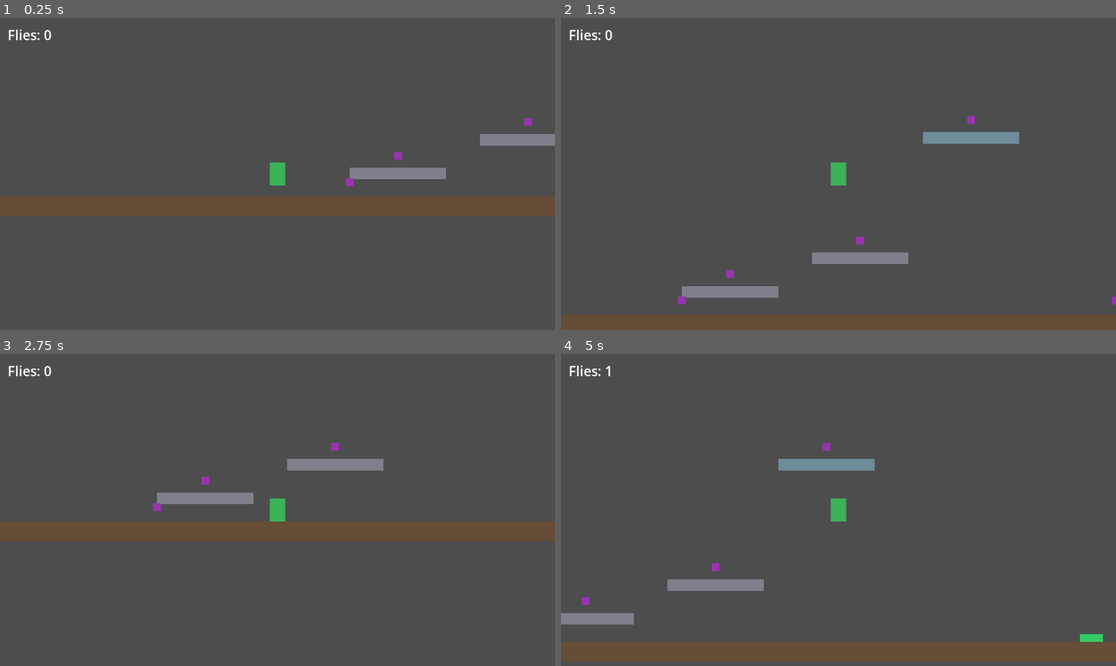
Above: before the commit, frames 1-4 (two rows, left to right).
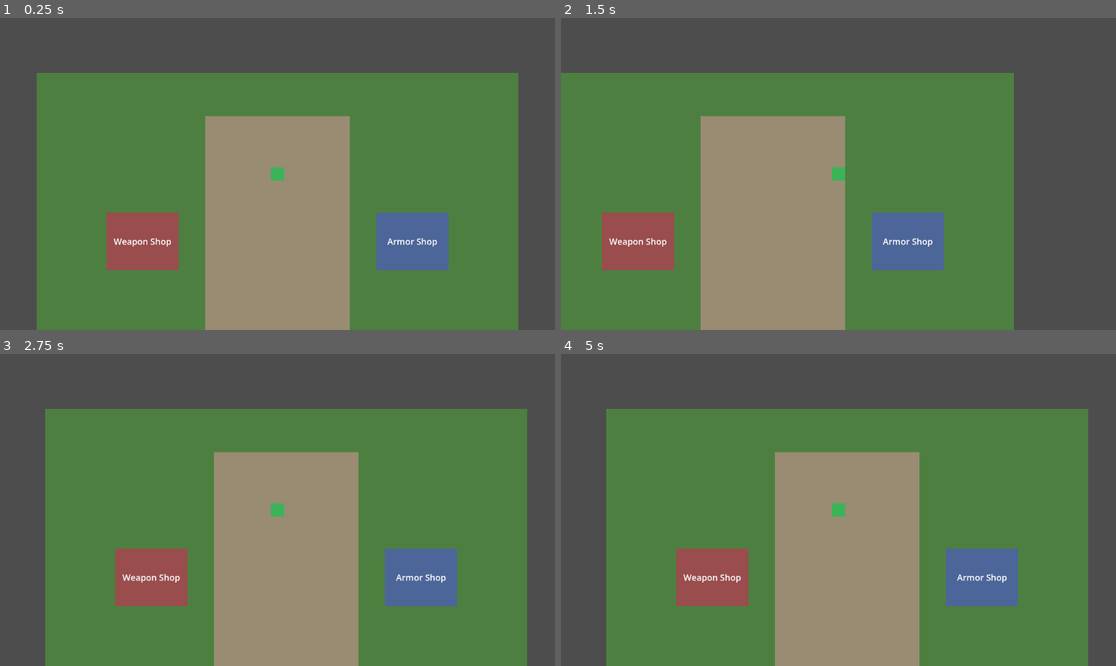
Above: after the commit, the same moments.

Repository: Jikodis/frog-hopper
Game: Godot game, scene res://scenes/town.tscn
Same seed, same stepped clock (60 frames per second), same inputs: the game is played once before the commit and once after it. Before the commit the project starts from res://scenes/level_1.tscn.
Inputs:
- Up to frame 1 (0.25 s): no input
- Up to frame 2 (1.5 s): hold Right (move_right) from 0.53 s (still down); tap Space (jump) at 0.6, 0.77, 1.07, 1.35 s
- Up to frame 3 (2.75 s): tap Space (jump) at 1.52, 1.82, 2.1 s; release Right (move_right) at 2.03 s; hold Left (move_left) from 2.03 s (still down)
- Up to frame 4 (5 s): release Left (move_left) at 2.78 s; hold Right (move_right) 2.78-4.28 s; tap Space (jump) at 2.85, 3.02, 3.32, 3.6, 3.77, 4.07, 4.35, 4.52, 4.82 s; hold Left (move_left) from 4.28 s (still down)

The runs differ from the first frame. In frame 1, 72% of the frame differs, in the area x 1-100%, y 3-100%; in frame 2, 67%; in frame 3, 72%; in frame 4, 72%, in the area x 0-98%, y 3-100%.

Commit message:
Task 3.1: top-down town with walkable frog, inputs, and SceneRouter
Co-Authored-By: Claude Opus 4.8 (1M context) <noreply@anthropic.com>

Diff:
--- a/project.godot
+++ b/project.godot
@@ -11,13 +11,14 @@
 [application]
 
 config/name="frog-hopper"
-run/main_scene="res://scenes/level_1.tscn"
+run/main_scene="res://scenes/town.tscn"
 config/features=PackedStringArray("4.6", "GL Compatibility")
 config/icon="res://icon.svg"
 
 [autoload]
 
 Game="*res://scripts/game.gd"
+SceneRouter="*res://scripts/scene_router.gd"
 
 [input]
 
@@ -40,6 +41,18 @@
 , Object(InputEventKey,"resource_local_to_scene":false,"resource_name":"","device":-1,"window_id":0,"alt_pressed":false …(181 unchanged characters)…
 ]
 }
+move_up={
+"deadzone": 0.5,
+"events": [Object(InputEventKey,"resource_local_to_scene":false,"resource_name":"","device":-1,"window_id":0,"alt_pressed":false,"shift_pressed":false,"ctrl_pressed":false,"meta_pressed":false,"pressed":false,"keycode":0,"physical_keycode":4194320,"key_label":0,"unicode":0,"location":0,"echo":false,"script":null)
+, Object(InputEventKey,"resource_local_to_scene":false,"resource_name":"","device":-1,"window_id":0,"alt_pressed":false,"shift_pressed":false,"ctrl_pressed":false,"meta_pressed":false,"pressed":false,"keycode":0,"physical_keycode":87,"key_label":0,"unicode":0,"location":0,"echo":false,"script":null)
+]
+}
+move_down={
+"deadzone": 0.5,
+"events": [Object(InputEventKey,"resource_local_to_scene":false,"resource_name":"","device":-1,"window_id":0,"alt_pressed":false,"shift_pressed":false,"ctrl_pressed":false,"meta_pressed":false,"pressed":false,"keycode":0,"physical_keycode":4194322,"key_label":0,"unicode":0,"location":0,"echo":false,"script":null)
+, Object(InputEventKey,"resource_local_to_scene":false,"resource_name":"","device":-1,"window_id":0,"alt_pressed":false,"shift_pressed":false,"ctrl_pressed":false,"meta_pressed":false,"pressed":false,"keycode":0,"physical_keycode":83,"key_label":0,"unicode":0,"location":0,"echo":false,"script":null)
+]
+}
 
 [physics]
 
--- /dev/null
+++ b/scenes/town.tscn
@@ -0,0 +1,153 @@
+[gd_scene load_steps=5 format=3]
+
+[ext_resource type="Script" path="res://scripts/town.gd" id="1_town"]
+[ext_resource type="PackedScene" path="res://scenes/town_player.tscn" id="2_townplayer"]
+
+[sub_resource type="RectangleShape2D" id="wall_v"]
+size = Vector2(20, 1040)
+
+[sub_resource type="RectangleShape2D" id="wall_h"]
+size = Vector2(340, 20)
+
+[node name="Town" type="Node2D"]
+script = ExtResource("1_town")
+
+[node name="Ground" type="ColorRect" parent="."]
+offset_left = -500.0
+offset_top = -650.0
+offset_right = 500.0
+offset_bottom = 600.0
+color = Color(0.3, 0.5, 0.25, 1)
+
+[node name="Street" type="ColorRect" parent="."]
+offset_left = -150.0
+offset_top = -560.0
+offset_right = 150.0
+offset_bottom = 480.0
+color = Color(0.6, 0.55, 0.45, 1)
+
+[node name="Buildings" type="Node2D" parent="."]
+
+[node name="WeaponShop" type="Node2D" parent="Buildings"]
+position = Vector2(-280, -300)
+
+[node name="Visual" type="ColorRect" parent="Buildings/WeaponShop"]
+offset_left = -75.0
+offset_top = -60.0
+offset_right = 75.0
+offset_bottom = 60.0
+color = Color(0.6, 0.3, 0.3, 1)
+
+[node name="Label" type="Label" parent="Buildings/WeaponShop"]
+offset_left = -72.0
+offset_top = -14.0
+offset_right = 72.0
+offset_bottom = 14.0
+theme_override_font_sizes/font_size = 18
+text = "Weapon Shop"
+horizontal_alignment = 1
+vertical_alignment = 1
+
+[node name="ArmorShop" type="Node2D" parent="Buildings"]
+position = Vector2(280, -300)
+
+[node name="Visual" type="ColorRect" parent="Buildings/ArmorShop"]
+offset_left = -75.0
+offset_top = -60.0
+offset_right = 75.0
+offset_bottom = 60.0
+color = Color(0.3, 0.4, 0.6, 1)
+
+[node name="Label" type="Label" parent="Buildings/ArmorShop"]
+offset_left = -72.0
+offset_top = -14.0
+offset_right = 72.0
+offset_bottom = 14.0
+theme_override_font_sizes/font_size = 18
+text = "Armor Shop"
+horizontal_alignment = 1
+vertical_alignment = 1
+
+[node name="ShieldShop" type="Node2D" parent="Buildings"]
+position = Vector2(-280, 100)
+
+[node name="Visual" type="ColorRect" parent="Buildings/ShieldShop"]
+offset_left = -75.0
+offset_top = -60.0
+offset_right = 75.0
+offset_bottom = 60.0
+color = Color(0.45, 0.45, 0.5, 1)
+
+[node name="Label" type="Label" parent="Buildings/ShieldShop"]
+offset_left = -72.0
+offset_top = -14.0
+offset_right = 72.0
+offset_bottom = 14.0
+theme_override_font_sizes/font_size = 18
+text = "Shield Shop"
+horizontal_alignment = 1
+vertical_alignment = 1
+
+[node name="FurnitureShop" type="Node2D" parent="Buildings"]
+position = Vector2(280, 100)
+
+[node name="Visual" type="ColorRect" parent="Buildings/FurnitureShop"]
+offset_left = -75.0
+offset_top = -60.0
+offset_right = 75.0
+offset_bottom = 60.0
+color = Color(0.5, 0.4, 0.25, 1)
+
+[node name="Label" type="Label" parent="Buildings/FurnitureShop"]
+offset_left = -72.0
+offset_top = -14.0
+offset_right = 72.0
+offset_bottom = 14.0
+theme_override_font_sizes/font_size = 18
+text = "Furniture Shop"
+horizontal_alignment = 1
+vertical_alignment = 1
+
+[node name="House" type="Node2D" parent="Buildings"]
+position = Vector2(0, 450)
+
+[node name="Visual" type="ColorRect" parent="Buildings/House"]
+offset_left = -75.0
+offset_top = -60.0
+offset_right = 75.0
+offset_bottom = 60.0
+color = Color(0.4, 0.55, 0.35, 1)
+
+[node name="Label" type="Label" parent="Buildings/House"]
+offset_left = -72.0
+offset_top = -14.0
+offset_right = 72.0
+offset_bottom = 14.0
+theme_override_font_sizes/font_size = 18
+text = "House"
+horizontal_alignment = 1
+vertical_alignment = 1
+
+[node name="Walls" type="StaticBody2D" parent="."]
+
+[node name="Left" type="CollisionShape2D" parent="Walls"]
+position = Vector2(-160, -40)
+shape = SubResource("wall_v")
+
+[node name="Right" type="CollisionShape2D" parent="Walls"]
+position = Vector2(160, -40)
+shape = SubResource("wall_v")
+
+[node name="Top" type="CollisionShape2D" parent="Walls"]
+position = Vector2(0, -570)
+shape = SubResource("wall_h")
+
+[node name="Bottom" type="CollisionShape2D" parent="Walls"]
+position = Vector2(0, 490)
+shape = SubResource("wall_h")
+
+[node name="DefaultSpawn" type="Marker2D" parent="."]
+position = Vector2(0, -440)
+
+[node name="TownPlayer" parent="." instance=ExtResource("2_townplayer")]
+position = Vector2(0, -440)
--- /dev/null
+++ b/scenes/town_player.tscn
@@ -0,0 +1,21 @@
+[gd_scene load_steps=3 format=3]
+
+[ext_resource type="Script" path="res://scripts/town_player.gd" id="1_townplayer"]
+
+[sub_resource type="CircleShape2D" id="CircleShape2D_townplayer"]
+radius = 14.0
+
+[node name="TownPlayer" type="CharacterBody2D" groups=["player"]]
+script = ExtResource("1_townplayer")
+
+[node name="Visual" type="ColorRect" parent="."]
+offset_left = -14.0
+offset_top = -14.0
+offset_right = 14.0
+offset_bottom = 14.0
+color = Color(0.235294, 0.701961, 0.345098, 1)
+
+[node name="CollisionShape2D" type="CollisionShape2D" parent="."]
+shape = SubResource("CircleShape2D_townplayer")
+
+[node name="Camera2D" type="Camera2D" parent="."]
--- /dev/null
+++ b/scripts/scene_router.gd
@@ -0,0 +1,25 @@
+extends Node
+## Autoloaded as "SceneRouter". Switches between the town, the level, and building
+## interiors, and remembers where to place the frog when the town next loads.
+
+const TOWN := "res://scenes/town.tscn"
+const LEVEL := "res://scenes/level_1.tscn"
+const INTERIOR := "res://scenes/building_interior.tscn"
+
+var town_spawn := Vector2.ZERO   # where to drop the frog when the town loads
+var has_town_spawn := false
+var current_building := ""        # shown inside the interior
+
+func go_to_level(spawn_on_return: Vector2) -> void:
+	town_spawn = spawn_on_return
+	has_town_spawn = true
+	get_tree().change_scene_to_file(LEVEL)
+
+func enter_building(building_name: String, spawn_on_return: Vector2) -> void:
+	current_building = building_name
+	town_spawn = spawn_on_return
+	has_town_spawn = true
+	get_tree().change_scene_to_file(INTERIOR)
+
+func return_to_town() -> void:
+	get_tree().change_scene_to_file(TOWN)
--- /dev/null
+++ b/scripts/town.gd
@@ -0,0 +1,12 @@
+extends Node2D
+## The town hub. Places the frog at the spawn SceneRouter remembered (beside the door
+## it last used), or a default spot by the gate on first launch.
+
+@onready var player: CharacterBody2D = $TownPlayer
+@onready var default_spawn: Marker2D = $DefaultSpawn
+
+func _ready() -> void:
+	if SceneRouter.has_town_spawn:
+		player.global_position = SceneRouter.town_spawn
+	else:
+		player.global_position = default_spawn.global_position
--- /dev/null
+++ b/scripts/town_player.gd
@@ -0,0 +1,10 @@
+extends CharacterBody2D
+## The top-down frog used in the town and building interiors.
+## Walks in all directions; no gravity, no jumping.
+
+const SPEED := 220.0  # walk speed in pixels/second
+
+func _physics_process(_delta: float) -> void:
+	var direction := Input.get_vector("move_left", "move_right", "move_up", "move_down")
+	velocity = direction * SPEED
+	move_and_slide()
